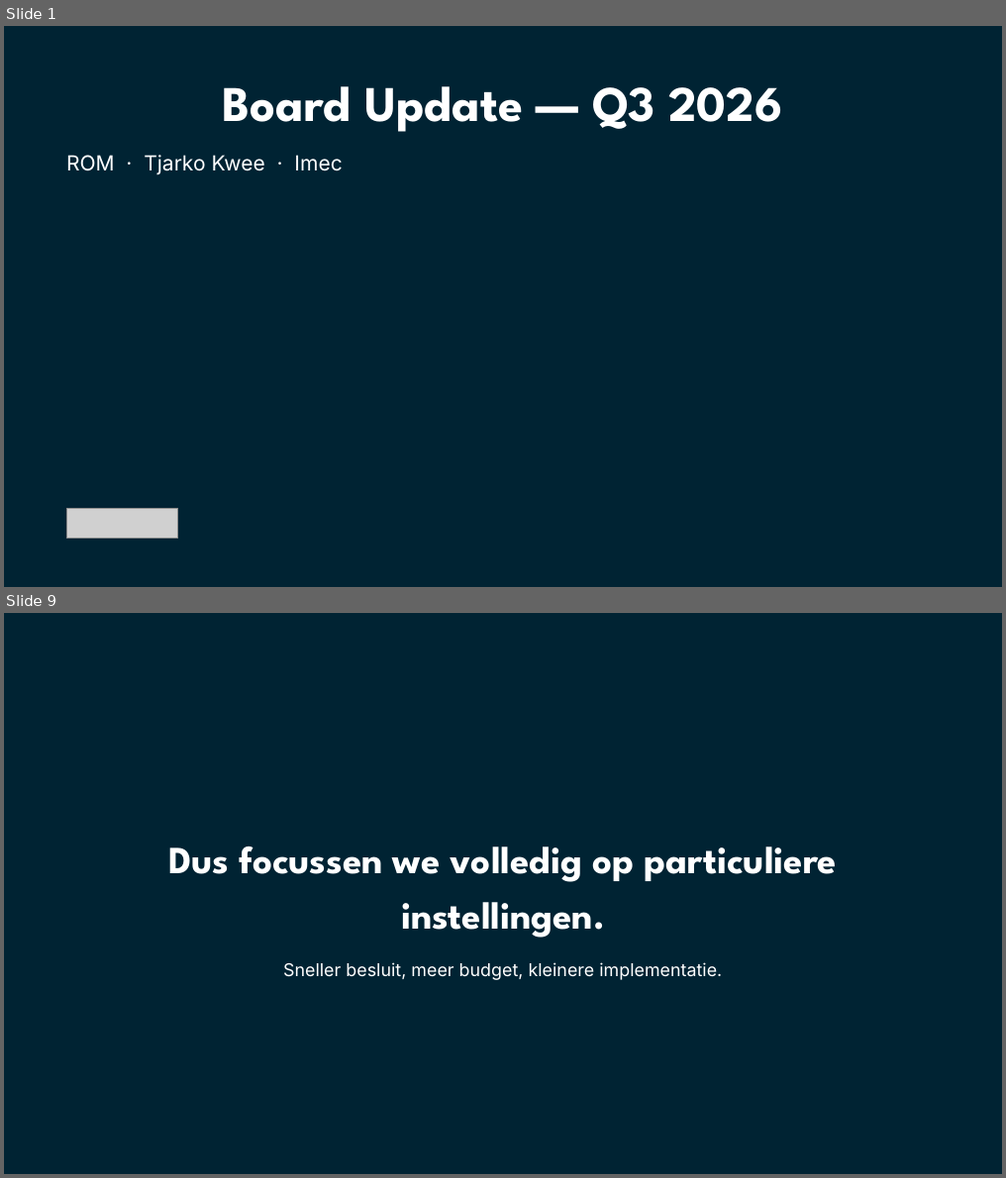
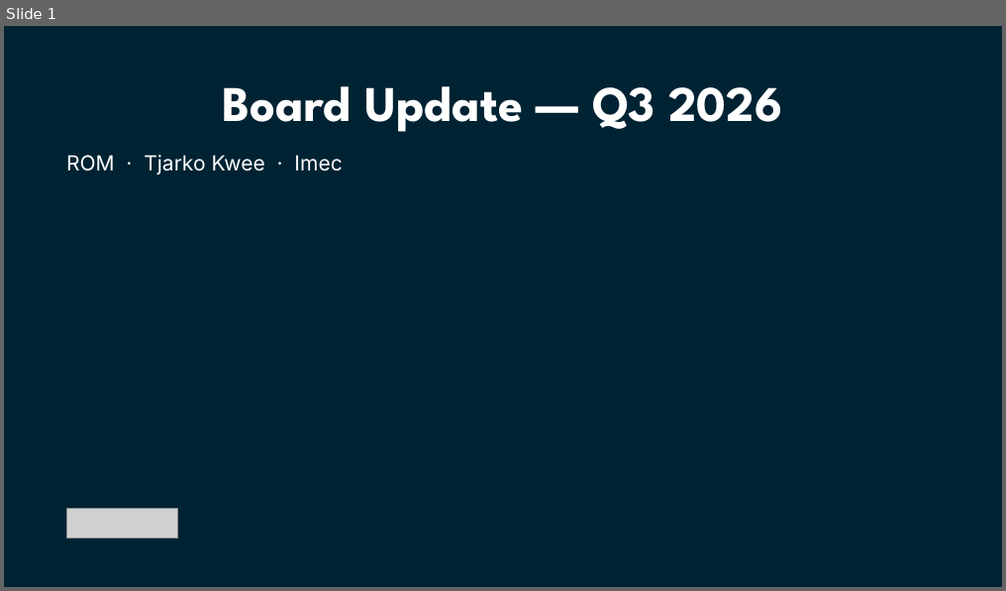
Before and after one commit to Dante-Eduface/Claude, a slide deck: GTM/board-meeting-q3-2026/deck/eduface-board-q3-2026-bewerkbaar.pptx. Shown one above the other, each under a label of ours: slides 1 and 9 before the commit, slide 1 after it; the slides between them are not shown. The pictures are 1006x1178 and 1006x591 pixels, drawn with LibreOffice and Linux fonts; fonts in the diff are those of the drawing; grey boxes stand for pictures. Boxes give left, top, right and bottom in pixels: in the first picture for what was removed or moved away, otherwise in the second. Text is boxed around its words. In the diff, an @@ line names an element or a change of style, - is before the commit and + after.

```diff
--- a/GTM/board-meeting-q3-2026/deck/eduface-board-q3-2026-bewerkbaar.pptx
+++ b/GTM/board-meeting-q3-2026/deck/eduface-board-q3-2026-bewerkbaar.pptx
@@ slide 9 removed at (4,613,1002,1174), background #FFFFFF @@
@@ rectangle removed at (4,613,1002,1174) @@
@@ text removed at (168,847,838,938) @@
-Dus focussen we volledig op particuliere instellingen.
@@ text removed at (283,962,722,980) @@
-Sneller besluit, meer budget, kleinere implementatie.
```
Also in this commit, not shown: 6 slides changed, 6 slides added, 6 other slides removed, 36 other files.
